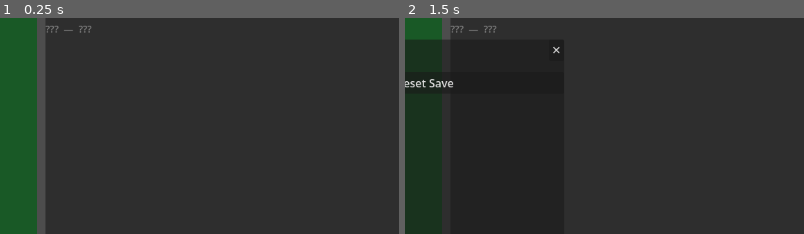
Above: before the commit, frames 1-2 (left to right).
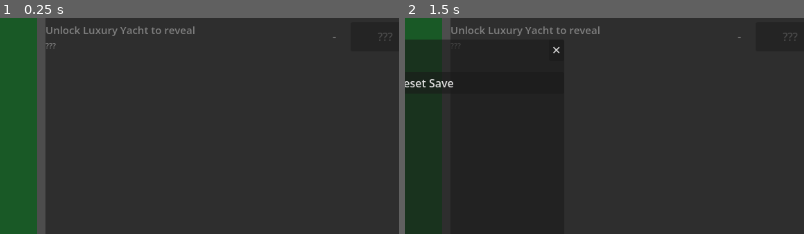
Above: after the commit, the same moments.

Repository: jhughesofficial/island-game
Game: Godot game, scene res://scenes/Main.tscn
Two runs of this game, one before a commit and one after it. Both use one fixed random seed, a clock stepped at 60 frames per second and the inputs below.
Inputs:
- Up to frame 1 (0.25 s): no input
- Up to frame 2 (1.5 s): click "⚙" at 0.5 s; click "🎉 THROW PARTY" at 1.25 s
The pictures show only the part of the screen within x 47-97%, y 23-73%; the shares and areas given below are measured in that part.

The runs differ from the first frame. In frame 1, 0.6% of the frame differs, in the area x 11-98%, y 3-15%; in frame 2, 0.6%.

Commit message:
fix: panel bugs — immediate removal, mystery row format, game_reset
- venue/upgrade/vip panels: replace deferred queue_free with immediate
  remove_child + queue_free to prevent same-name node conflicts on rebuild
- upgrade/vip panels: remove broken computed property; use GameState
  directly (upgrades_purchased / vips_recruited)
- all panels: mystery row now matches real row layout — "Unlock X to reveal"
  title, ??? sub-label, disabled ??? button (was plain "??? — ???" label)
- upgrade/vip panels: connect game_reset signal for clean reset
- .gitignore: add *.uid

Diff:
--- a/scripts/components/upgrade_panel.gd
+++ b/scripts/components/upgrade_panel.gd
@@ -8,32 +8,37 @@
 	GameState.lifetime_money_changed.connect(_on_lifetime_changed)
 	GameState.upgrade_purchased.connect(_on_upgrade_purchased)
 	GameState.money_changed.connect(_on_money_changed)
+	GameState.game_reset.connect(_refresh_list)
 	_refresh_list()
 
-func _refresh_list() -> void:
+func _clear_list() -> void:
 	for child in list.get_children():
+		list.remove_child(child)
 		child.queue_free()
 
-	var upgrades: Array = _data_node.UPGRADES
-	var shown_locked := false
-	for upg in upgrades:
-		if upgrades_purchased.get(upg.id, false):
-			continue  # already bought, skip
+func _refresh_list() -> void:
+	_clear_list()
+	var next_locked: Dictionary = {}
+	for upg in _data_node.UPGRADES:
+		if GameState.upgrades_purchased.get(upg.id, false):
+			continue
 		if GameState.upgrade_is_available(upg.id):
 			list.add_child(_make_row(upg))
-		elif not shown_locked:
-			list.add_child(_make_mystery_row())
-			shown_locked = true
+		elif next_locked.is_empty():
+			next_locked = upg
+	if not next_locked.is_empty():
+		list.add_child(_make_mystery_row(next_locked))
 
 func _make_row(upg: Dictionary) -> HBoxContainer:
 	var row := HBoxContainer.new()
 	row.name = "upg_" + upg.id
+	row.add_theme_constant_override("separation", 8)
 
 	var info := VBoxContainer.new()
 	info.size_flags_horizontal = Control.SIZE_EXPAND_FILL
 	var name_lbl := Label.new()
 	name_lbl.text = upg.name
-	name_lbl.add_theme_font_size_override("font_size", 14)
+	name_lbl.add_theme_font_size_override("font_size", 15)
 	info.add_child(name_lbl)
 	var sub_lbl := Label.new()
 	sub_lbl.text = upg.flavor
@@ -51,15 +56,29 @@
 	row.add_child(btn)
 	return row
 
-func _make_mystery_row() -> HBoxContainer:
+func _make_mystery_row(next_upg: Dictionary) -> HBoxContainer:
 	var row := HBoxContainer.new()
 	row.name = "upg_mystery"
-	var lbl := Label.new()
-	lbl.text = "???  —  ???"
-	lbl.modulate = Color(0.5, 0.5, 0.5)
-	lbl.add_theme_font_size_override("font_size", 14)
-	lbl.size_flags_horizontal = Control.SIZE_EXPAND_FILL
-	row.add_child(lbl)
+	row.add_theme_constant_override("separation", 8)
+	row.modulate = Color(0.5, 0.5, 0.5)
+
+	var info := VBoxContainer.new()
+	info.size_flags_horizontal = Control.SIZE_EXPAND_FILL
+	var name_lbl := Label.new()
+	name_lbl.text = "Unlock %s to reveal" % next_upg.name
+	name_lbl.add_theme_font_size_override("font_size", 15)
+	info.add_child(name_lbl)
+	var sub_lbl := Label.new()
+	sub_lbl.text = "???"
+	sub_lbl.add_theme_font_size_override("font_size", 11)
+	info.add_child(sub_lbl)
+	row.add_child(info)
+
+	var btn := Button.new()
+	btn.text = "???"
+	btn.custom_minimum_size = Vector2(100, 0)
+	btn.disabled = true
+	row.add_child(btn)
 	return row
 
 func _on_buy(upgrade_id: String) -> void:
@@ -77,7 +96,3 @@
 		if row == null:
 			continue
 		row.get_node("BuyBtn").disabled = money < upg.cost
-
-# Helper to check already purchased (mirrors GameState)
-var upgrades_purchased: Dictionary:
-	get: return GameState.upgrades_purchased
--- a/scripts/components/venue_panel.gd
+++ b/scripts/components/venue_panel.gd
@@ -10,27 +10,28 @@
 	GameState.venue_count_changed.connect(_on_venue_changed)
 	GameState.game_reset.connect(_build_list)
 
-func _build_list() -> void:
+func _clear_list() -> void:
+	# Immediate removal to avoid same-name node conflicts with queue_free
 	for child in list.get_children():
+		list.remove_child(child)
 		child.queue_free()
 
+func _build_list() -> void:
+	_clear_list()
 	var venues: Array = _data_node.VENUES
 	var last_owned_index: int = -1
 	for i in range(venues.size()):
 		if GameState.venue_counts.get(venues[i].id, 0) > 0:
 			last_owned_index = i
-
-	# Show owned + one next + one ??? placeholder
-	var show_up_to: int = last_owned_index + 1  # index of first unowned to show fully
-	var has_hidden: bool = show_up_to + 1 < venues.size()
-
+	var show_up_to: int = last_owned_index + 1
+	var shown_mystery := false
 	for i in range(venues.size()):
-		var venue = venues[i]
 		if i <= show_up_to:
-			list.add_child(_make_row(venue))
-		elif i == show_up_to + 1 and has_hidden:
-			list.add_child(_make_mystery_row())
-			break  # only one ??? row
+			list.add_child(_make_row(venues[i]))
+		elif not shown_mystery:
+			list.add_child(_make_mystery_row(venues[i]))
+			shown_mystery = true
+			break
 
 func _make_row(venue: Dictionary) -> HBoxContainer:
 	var row := HBoxContainer.new()
@@ -47,7 +48,11 @@
 	info.add_child(name_lbl)
 	var sub_lbl := Label.new()
 	sub_lbl.name = "SubLabel"
-	sub_lbl.text = venue.flavor
+	var count: int = GameState.venue_counts.get(venue.id, 0)
+	if count > 0:
+		sub_lbl.text = "%s  |  %s" % [venue.flavor, NumberFormatter.format_rate(venue.base_income * count)]
+	else:
+		sub_lbl.text = venue.flavor
 	sub_lbl.add_theme_font_size_override("font_size", 11)
 	sub_lbl.modulate = Color(0.7, 0.7, 0.7)
 	info.add_child(sub_lbl)
@@ -55,55 +60,64 @@
 
 	var count_lbl := Label.new()
 	count_lbl.name = "CountLabel"
-	count_lbl.text = str(GameState.venue_counts.get(venue.id, 0))
+	count_lbl.text = str(count)
 	count_lbl.custom_minimum_size = Vector2(30, 0)
 	count_lbl.horizontal_alignment = HORIZONTAL_ALIGNMENT_CENTER
 	row.add_child(count_lbl)
 
+	var cost := GameState.venue_cost(venue.id)
 	var buy_btn := Button.new()
 	buy_btn.name = "BuyBtn"
-	buy_btn.text = NumberFormatter.format(GameState.venue_cost(venue.id))
+	buy_btn.text = NumberFormatter.format(cost)
 	buy_btn.custom_minimum_size = Vector2(100, 0)
-	buy_btn.disabled = GameState.money < GameState.venue_cost(venue.id)
+	buy_btn.disabled = GameState.money < cost
 	buy_btn.pressed.connect(_on_buy_pressed.bind(venue.id))
 	row.add_child(buy_btn)
-
 	return row
 
-func _make_mystery_row() -> HBoxContainer:
+func _make_mystery_row(next_venue: Dictionary) -> HBoxContainer:
 	var row := HBoxContainer.new()
 	row.name = "row_mystery"
-	var lbl := Label.new()
-	lbl.text = "???  —  ???"
-	lbl.modulate = Color(0.5, 0.5, 0.5)
-	lbl.add_theme_font_size_override("font_size", 14)
-	lbl.size_flags_horizontal = Control.SIZE_EXPAND_FILL
-	row.add_child(lbl)
+	row.add_theme_constant_override("separation", 8)
+	row.modulate = Color(0.5, 0.5, 0.5)
+
+	var info := VBoxContainer.new()
+	info.size_flags_horizontal = Control.SIZE_EXPAND_FILL
+	var name_lbl := Label.new()
+	name_lbl.text = "Unlock %s to reveal" % next_venue.name
+	name_lbl.add_theme_font_size_override("font_size", 15)
+	info.add_child(name_lbl)
+	var sub_lbl := Label.new()
+	sub_lbl.text = "???"
+	sub_lbl.add_theme_font_size_override("font_size", 11)
+	info.add_child(sub_lbl)
+	row.add_child(info)
+
+	var count_lbl := Label.new()
+	count_lbl.text = "-"
+	count_lbl.custom_minimum_size = Vector2(30, 0)
+	count_lbl.horizontal_alignment = HORIZONTAL_ALIGNMENT_CENTER
+	row.add_child(count_lbl)
+
+	var btn := Button.new()
+	btn.text = "???"
+	btn.custom_minimum_size = Vector2(100, 0)
+	btn.disabled = true
+	row.add_child(btn)
 	return row
 
 func _on_buy_pressed(venue_id: String) -> void:
 	GameState.buy_venue(venue_id)
 
+func _on_venue_changed(_venue_id: String, _count: int) -> void:
+	# Full rebuild keeps counts, costs, and mystery row all correct
+	_build_list()
+
 func _on_money_changed(money: float) -> void:
-	# Update buy button disabled states without full rebuild
 	for venue in _data_node.VENUES:
 		var row = list.get_node_or_null("row_" + venue.id)
 		if row == null:
 			continue
-		var cost: float = GameState.venue_cost(venue.id)
+		var cost := GameState.venue_cost(venue.id)
 		row.get_node("BuyBtn").disabled = money < cost
 		row.get_node("BuyBtn").text = NumberFormatter.format(cost)
-
-func _on_venue_changed(venue_id: String, count: int) -> void:
-	# Rebuild to potentially reveal next venue
-	_build_list()
-	# Update rate label on the changed row
-	var row = list.get_node_or_null("row_" + venue_id)
-	if row == null:
-		return
-	row.get_node("CountLabel").text = str(count)
-	for venue in _data_node.VENUES:
-		if venue.id == venue_id:
-			var income: float = venue.base_income * count
-			row.get_node("Info/SubLabel").text = "%s  |  %s" % [venue.flavor, NumberFormatter.format_rate(income)]
-			break
--- a/scripts/components/vip_panel.gd
+++ b/scripts/components/vip_panel.gd
@@ -8,32 +8,37 @@
 	GameState.lifetime_money_changed.connect(_on_lifetime_changed)
 	GameState.vip_recruited.connect(_on_vip_recruited)
 	GameState.money_changed.connect(_on_money_changed)
+	GameState.game_reset.connect(_refresh_list)
 	_refresh_list()
 
-func _refresh_list() -> void:
+func _clear_list() -> void:
 	for child in list.get_children():
+		list.remove_child(child)
 		child.queue_free()
 
-	var vips: Array = _data_node.VIPS
-	var shown_locked := false
-	for vip in vips:
+func _refresh_list() -> void:
+	_clear_list()
+	var next_locked: Dictionary = {}
+	for vip in _data_node.VIPS:
 		if GameState.vips_recruited.get(vip.id, false):
-			continue  # already recruited, skip
+			continue
 		if GameState.vip_is_available(vip.id):
 			list.add_child(_make_row(vip))
-		elif not shown_locked:
-			list.add_child(_make_mystery_row())
-			shown_locked = true
+		elif next_locked.is_empty():
+			next_locked = vip
+	if not next_locked.is_empty():
+		list.add_child(_make_mystery_row(next_locked))
 
 func _make_row(vip: Dictionary) -> HBoxContainer:
 	var row := HBoxContainer.new()
 	row.name = "vip_" + vip.id
+	row.add_theme_constant_override("separation", 8)
 
 	var info := VBoxContainer.new()
 	info.size_flags_horizontal = Control.SIZE_EXPAND_FILL
 	var name_lbl := Label.new()
 	name_lbl.text = vip.name
-	name_lbl.add_theme_font_size_override("font_size", 14)
+	name_lbl.add_theme_font_size_override("font_size", 15)
 	info.add_child(name_lbl)
 	var sub_lbl := Label.new()
 	sub_lbl.text = "%s  |  x%.1f earnings  |  +%d PI" % [vip.flavor, vip.multiplier, vip.pi_award]
@@ -51,15 +56,29 @@
 	row.add_child(btn)
 	return row
 
-func _make_mystery_row() -> HBoxContainer:
+func _make_mystery_row(next_vip: Dictionary) -> HBoxContainer:
 	var row := HBoxContainer.new()
 	row.name = "vip_mystery"
-	var lbl := Label.new()
-	lbl.text = "???  —  ???"
-	lbl.modulate = Color(0.5, 0.5, 0.5)
-	lbl.add_theme_font_size_override("font_size", 14)
-	lbl.size_flags_horizontal = Control.SIZE_EXPAND_FILL
-	row.add_child(lbl)
+	row.add_theme_constant_override("separation", 8)
+	row.modulate = Color(0.5, 0.5, 0.5)
+
+	var info := VBoxContainer.new()
+	info.size_flags_horizontal = Control.SIZE_EXPAND_FILL
+	var name_lbl := Label.new()
+	name_lbl.text = "Unlock %s to reveal" % next_vip.name
+	name_lbl.add_theme_font_size_override("font_size", 15)
+	info.add_child(name_lbl)
+	var sub_lbl := Label.new()
+	sub_lbl.text = "???"
+	sub_lbl.add_theme_font_size_override("font_size", 11)
+	info.add_child(sub_lbl)
+	row.add_child(info)
+
+	var btn := Button.new()
+	btn.text = "???"
+	btn.custom_minimum_size = Vector2(110, 0)
+	btn.disabled = true
+	row.add_child(btn)
 	return row
 
 func _on_recruit(vip_id: String) -> void:
Not shown, changed: .gitignore
